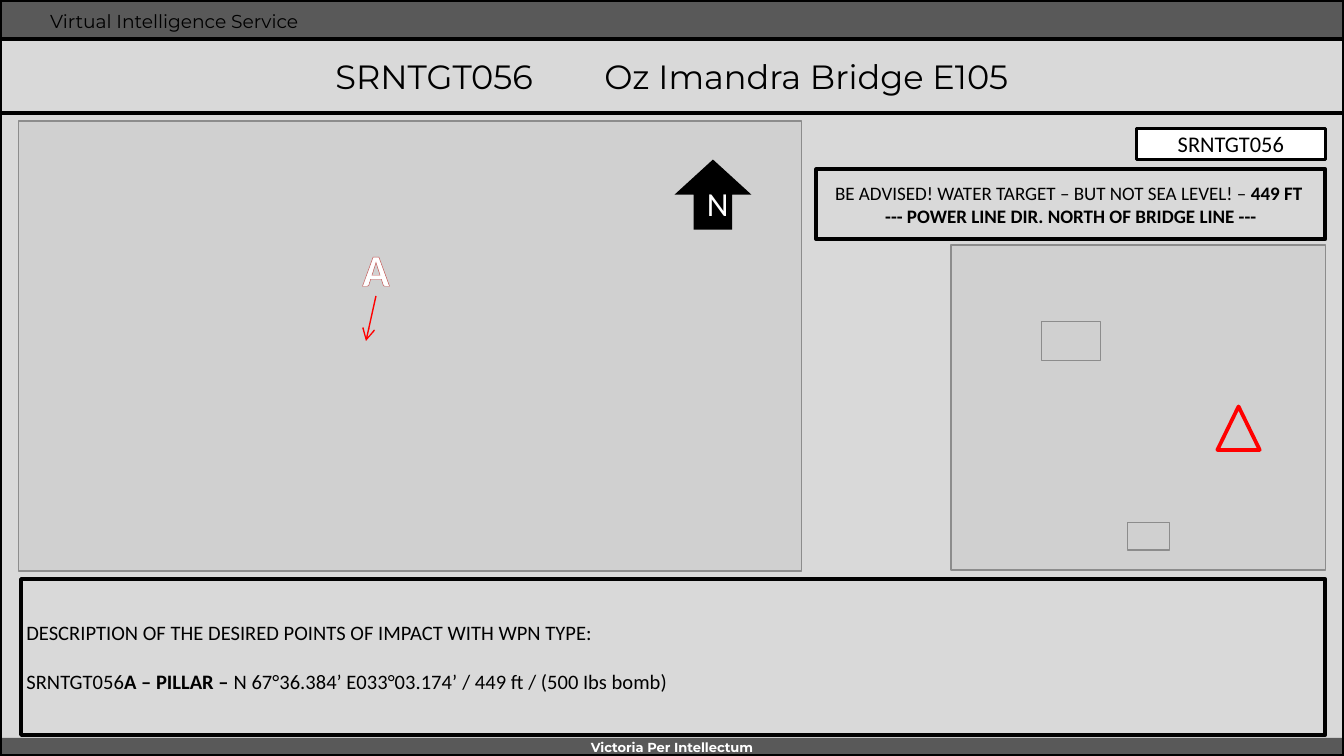
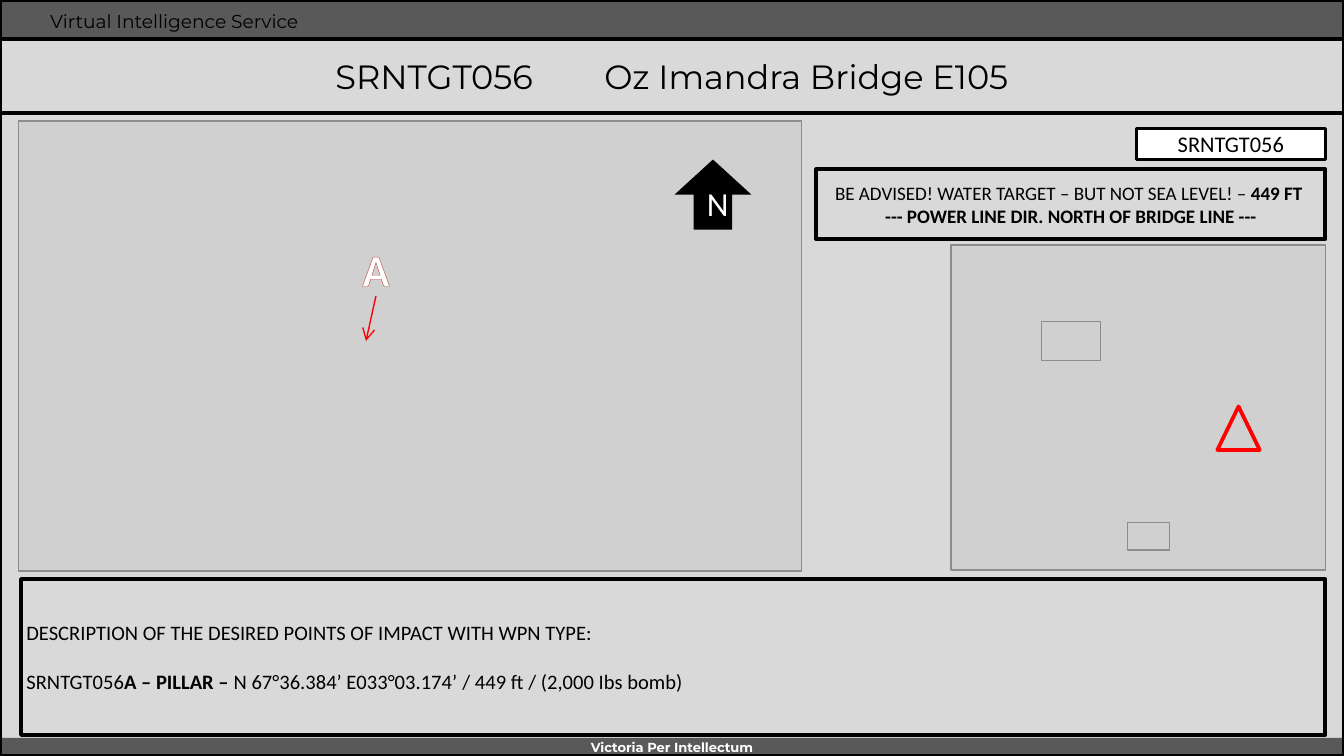
Before and after one commit to 132nd-vWing/OPAT-background, a slide deck: slide 1 of INTEL/Target Folders/SRN/SRNTGT056 Oz Imandra Bridge E105.pptx. Drawn at 1344x756 pixels with LibreOffice and Linux fonts; fonts in the diff are those of the drawing; grey boxes stand for pictures; background and template pictures are left out. Boxes give left, top, right and bottom in pixels: in the first picture for what was removed or moved away, otherwise in the second. Text is boxed around its words. In the diff, an @@ line names an element or a change of style, - is before the commit and + after.

```diff
--- a/INTEL/Target Folders/SRN/SRNTGT056 Oz Imandra Bridge E105.pptx
+++ b/INTEL/Target Folders/SRN/SRNTGT056 Oz Imandra Bridge E105.pptx
@@ text in rectangle at <box>26,674,682,692</box>: text changed @@
-SRNTGT056A – PILLAR – N 67°36.384’ E033°03.174’ / 449 ft / (500 Ibs bomb)
+SRNTGT056A – PILLAR – N 67°36.384’ E033°03.174’ / 449 ft / (2,000 Ibs bomb)
```
Also in this commit, not shown: 1 other file.
